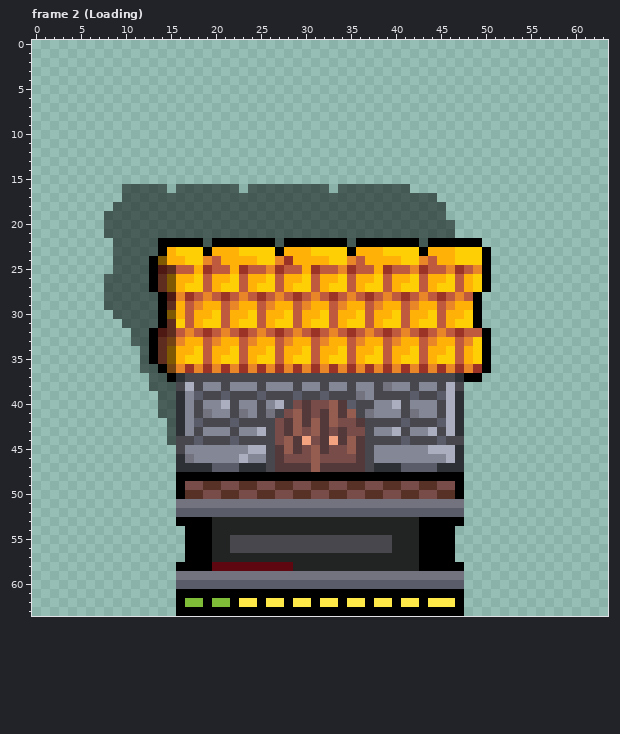
Pixel-art file, stored at src/entities/gridtile/producer_pickup.aseprite. The picture above was drawn from the file before the commit.
64x64 pixels, 17 frames. Colours within 5 levels of each other are drawn and written as one. Shown: frame 2 (Loading). The commit also changed other frames, which this record leaves out.
After the commit:
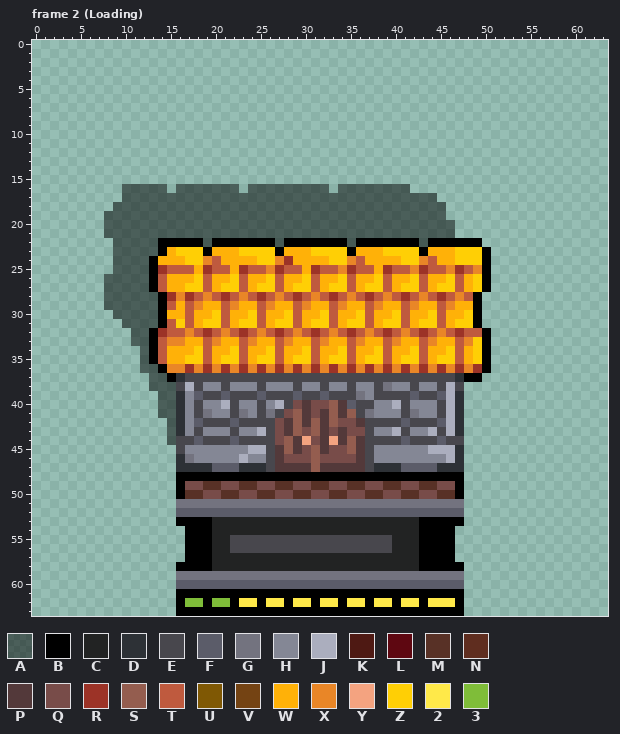
Palette (. is transparent): A #00000080  B #000000  C #222323  D #2d3136  E #48474d  F #5b5c69  G #73737f  H #848795  J #abaebe  K #4e1913  L #5e0711  M #583126  N #5f2d1f  P #53393a  Q #784c49  R #9c3327  S #945d4f  T #bf5a3e  U #7f5804  V #744313  W #ffb108  X #e98627  Y #f4a380  Z #ffcf05  2 #ffe949  3 #7fbd39
The exact change:
--- frame 2 (Loading), layers "Shadows", "Layer 1"
@@ x 12..17 @@
 23 AABWZZ
-24 ABUWWZ
-25 ABKNTT
-26 ABNUWW
-27 ABNUWZ
-28 AABKXR
-29 AABNWT
-30 AABUWT
-31 AABNZT
-32 ABKNTX
-33 ABNVXW
-34 ABNUWW
-35 ABNUWZ
-36 AABVXR
+24 ABWWWZ
+25 ABRTTT
+26 ABTWWW
+27 ABTWWZ
+28 AABRXR
+29 AABTWT
+30 AABWWT
+31 AABTZT
+32 ABRTTX
+33 ABTXXW
+34 ABTWWW
+35 ABTWWZ
+36 AABXXR
 37 .AABDE
@@ x 18..30 @@
 57 BBCCCCCCCCCCC
-58 BBLLLLLLLLLCC
+58 BBCCCCCCCCCCC
 59 GGGGGGGGGGGGG
